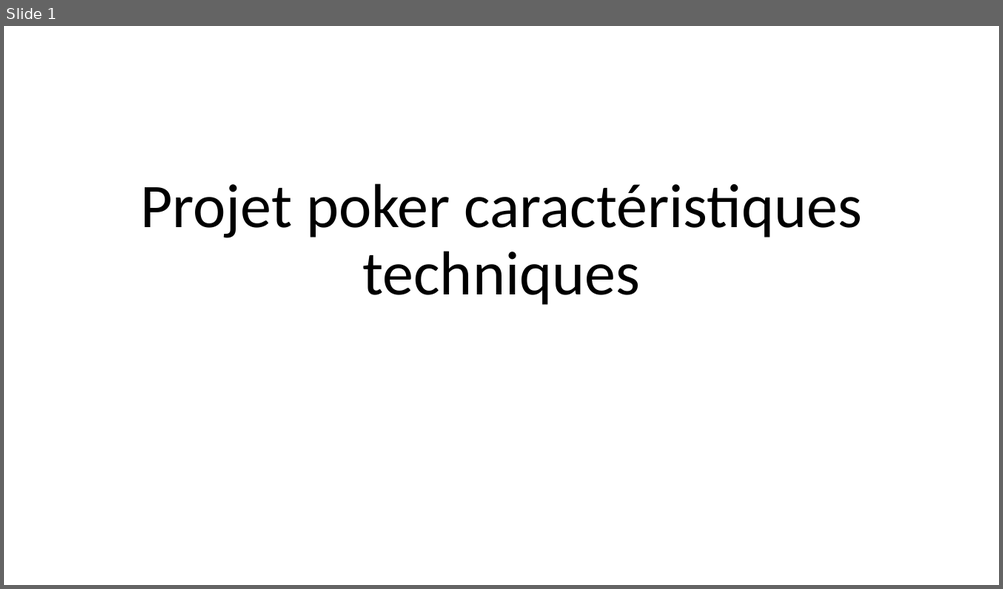
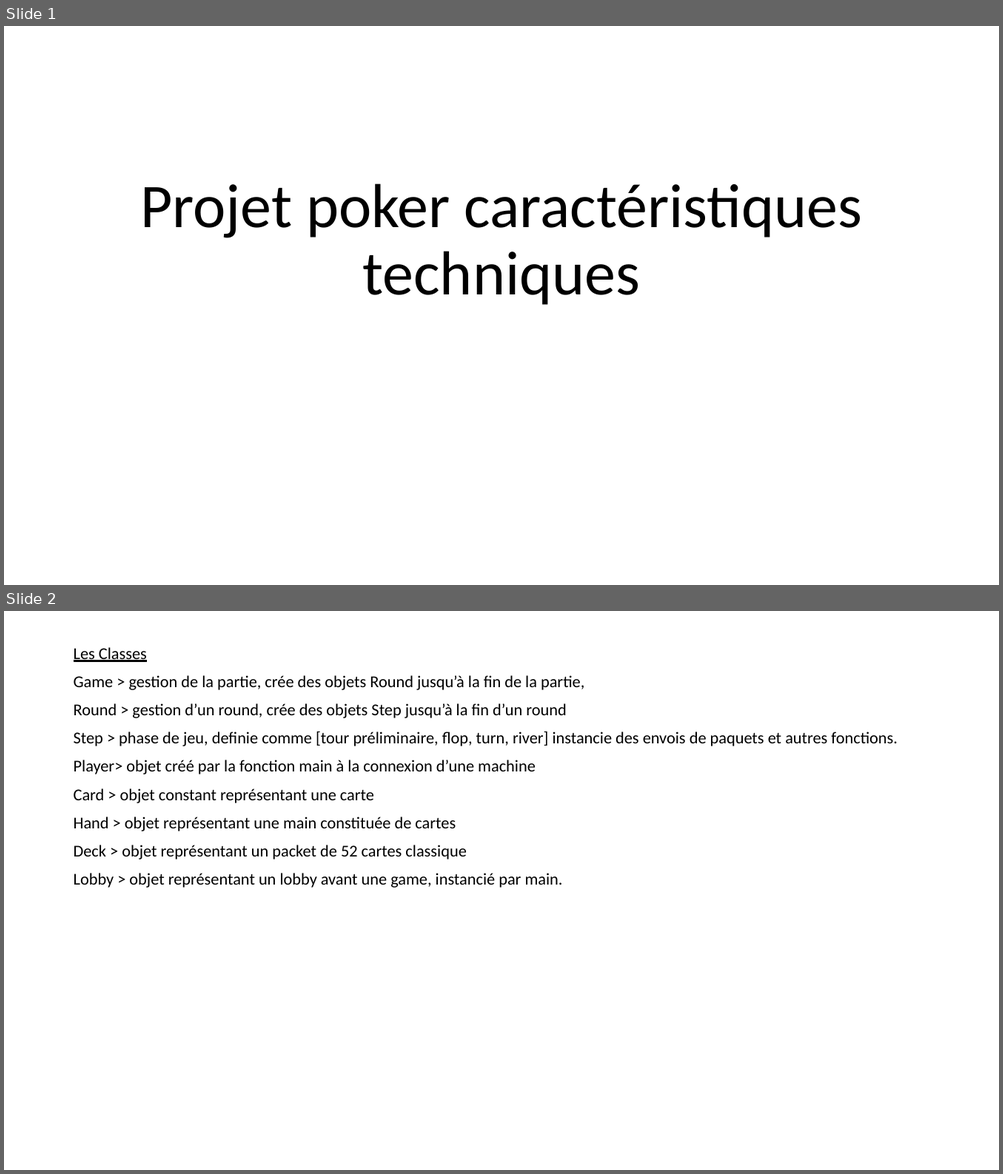
Before and after one commit to TooFuW/ProjetPoker, a slide deck: caractéristiques_techniques.pptx. Shown one above the other, each under a label of ours: slide 1 before the commit, slides 1 and 2 after it. The pictures are 1003x589 and 1003x1174 pixels, drawn with LibreOffice and Linux fonts; fonts in the diff are those of the drawing. Boxes give left, top, right and bottom in pixels: in the first picture for what was removed or moved away, otherwise in the second. Text is boxed around its words. In the diff, an @@ line names an element or a change of style, - is before the commit and + after.

```diff
--- a/caractéristiques_techniques.pptx
+++ b/caractéristiques_techniques.pptx
@@ slide 2 added at <box>4,611,999,1170</box>, background #FFFFFF @@
@@ text added at <box>74,647,897,888</box>, 16 pt, text #000000 @@
+Les Classes
+Game > gestion de la partie, crée des objets Round jusqu’à la fin de la partie,
+Round > gestion d’un round, crée des objets Step jusqu’à la fin d’un round
+Step > phase de jeu, definie comme [tour préliminaire, flop, turn, river] instancie des envois de paquets et autres fonctions.
+Player> objet créé par la fonction main à la connexion d’une machine
+Card > objet constant représentant une carte
+Hand > objet représentant une main constituée de cartes
+Deck > objet représentant un packet de 52 cartes classique
+Lobby > objet représentant un lobby avant une game, instancié par main.
```
Also in this commit, not shown: 4 other slides added, 1 slide removed.
